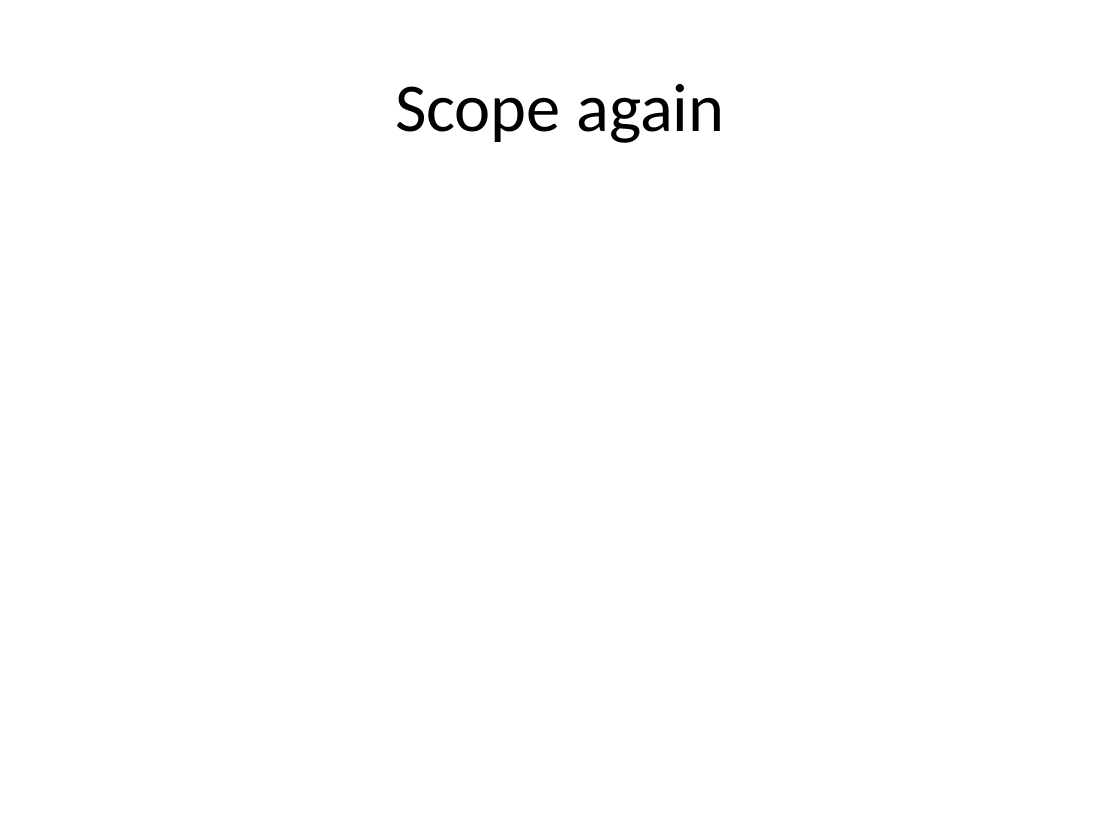
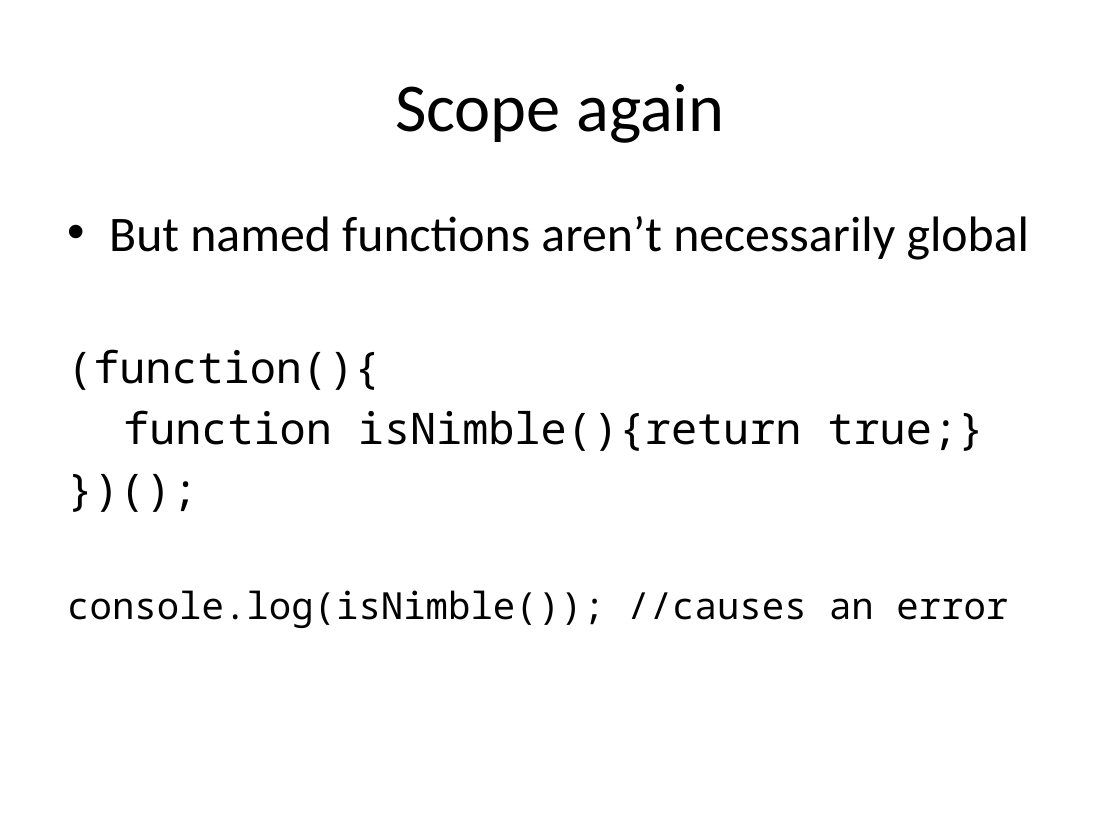
Before and after one commit to kimon-satan/SAEjavaScript, a slide deck: slide 4 of week8/slides/week8.pptx. Drawn at 1120x840 pixels with LibreOffice and Linux fonts; fonts in the diff are those of the drawing. Boxes give left, top, right and bottom in pixels: in the first picture for what was removed or moved away, otherwise in the second. Text is boxed around its words. In the diff, an @@ line names an element or a change of style, - is before the commit and + after.

```diff
--- a/week8/slides/week8.pptx
+++ b/week8/slides/week8.pptx
@@ text added at (67, 216, 1029, 628), 28 pt, text #000000 @@
+• But named functions aren’t necessarily global
+(function(){
+function isNimble(){return true;}
+})();
+console.log(isNimble()); //causes an error
```
Also in this commit, not shown: 1 other slide changed, 2 slides added, 5 other files.
